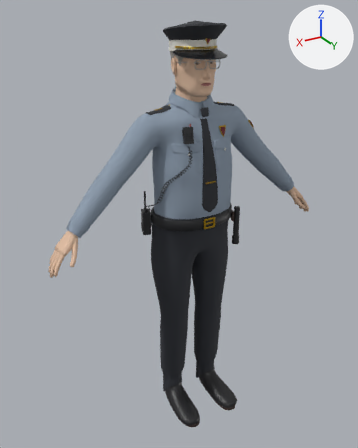
One commit to the glTF model game/assets/characters/char_security_officer_h/char_security_officer_h.glb: the scene before it, then after it.
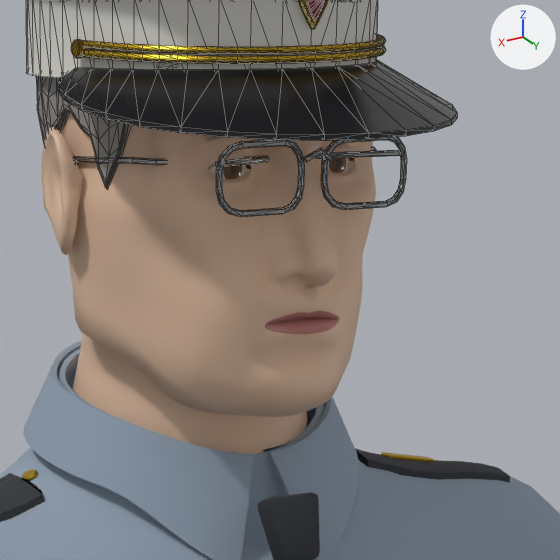
Each version appears first whole from a 50 mm camera at (1.119, 1.752, 1.852) aimed at (0.052, -0.027, 0.962), and next in a close-up on the part from 46% to 67% of the width and 9% to 26% of the height. Arrows for +X, +Y and +Z are at upper right; the lights stay in place. The last two pictures show the newer version. The close-ups show mesh edges as thin lines. Vertices at exactly the same position are counted once.

Names of what the first close-up shows: 'Body', 'Gear', 'Hair', 'Headwear', 'Outfit'.
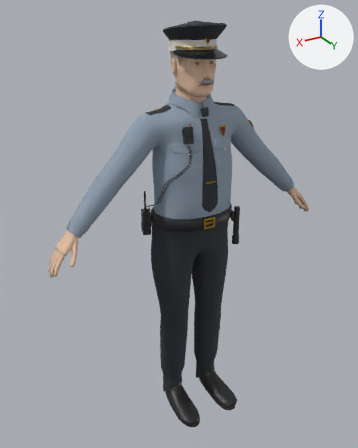
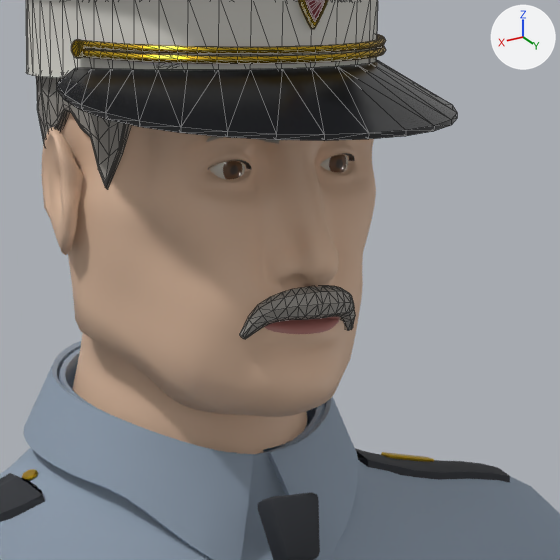
Diff of the bpy script that builds the scene:
```diff
--- a/game/assets/characters/char_security_officer_h/char_security_officer_h.glb.py
+++ b/game/assets/characters/char_security_officer_h/char_security_officer_h.glb.py
@@ me_headwear @@
 # used by ob_headwear; location = (0.0, 0.0, 0.0)
-me_headwear.from_pydata(...)  # 1270 vertices, 2402 faces; spans x -0.115..0.115, y -0.143..0.15, z 1.64..1.817
+me_headwear.from_pydata(...)  # 1141 vertices, 2172 faces; spans x -0.115..0.115, y -0.143..0.15, z 1.582..1.817
+# me_headwear part 1: a new loose piece of 136 vertices spanning x -0.036..0.036, y 0.086..0.114, z 1.582..1.608, in mat_m_char_hair_grey (grey #9a9690)
+# me_headwear part 2: the loose piece of 85 vertices spanning x 0.006..0.059, y 0.099..0.104, z 1.645..1.683 is deleted
+# me_headwear part 3: the loose piece of 85 vertices spanning x -0.059..-0.006, y 0.099..0.104, z 1.645..1.683 is deleted
+# me_headwear part 4: the loose piece of 40 vertices spanning x -0.078..-0.015, y -0.028..0.101, z 1.64..1.673 is deleted
+# me_headwear part 5: the loose piece of 40 vertices spanning x 0.014..0.078, y -0.028..0.101, z 1.64..1.673 is deleted
+# me_headwear part 6: the loose piece of 15 vertices spanning x -0.008..0.008, y 0.103..0.109, z 1.671..1.678 is deleted
 me_headwear.materials.append(mat_m_brass)
-me_headwear.materials.append(mat_m_char_metal_silver)  # grey #b4b6b8
 me_headwear.materials.append(mat_m_char_sec_burgundy)
@@ me_headwear @@
 me_headwear.materials.append(mat_m_char_visor_gloss)
+me_headwear.materials.append(mat_m_char_hair_grey)  # grey #9a9690
```

Location of each change, [x1, y1, x2, y2] in pixels of the close-ups (560 x 560 px):
'Headwear', reshaped: before [26, 0, 457, 217]; after [26, 0, 457, 339]
part 1 of me_headwear, added: after [239, 286, 355, 339]
part 2 of me_headwear, deleted: before [216, 140, 304, 217]
part 3 of me_headwear, deleted: before [321, 137, 407, 210]
part 4 of me_headwear, deleted: before [316, 147, 400, 159]
part 5 of me_headwear, deleted: before [74, 156, 269, 166]
part 6 of me_headwear, deleted: before [304, 149, 332, 162]
